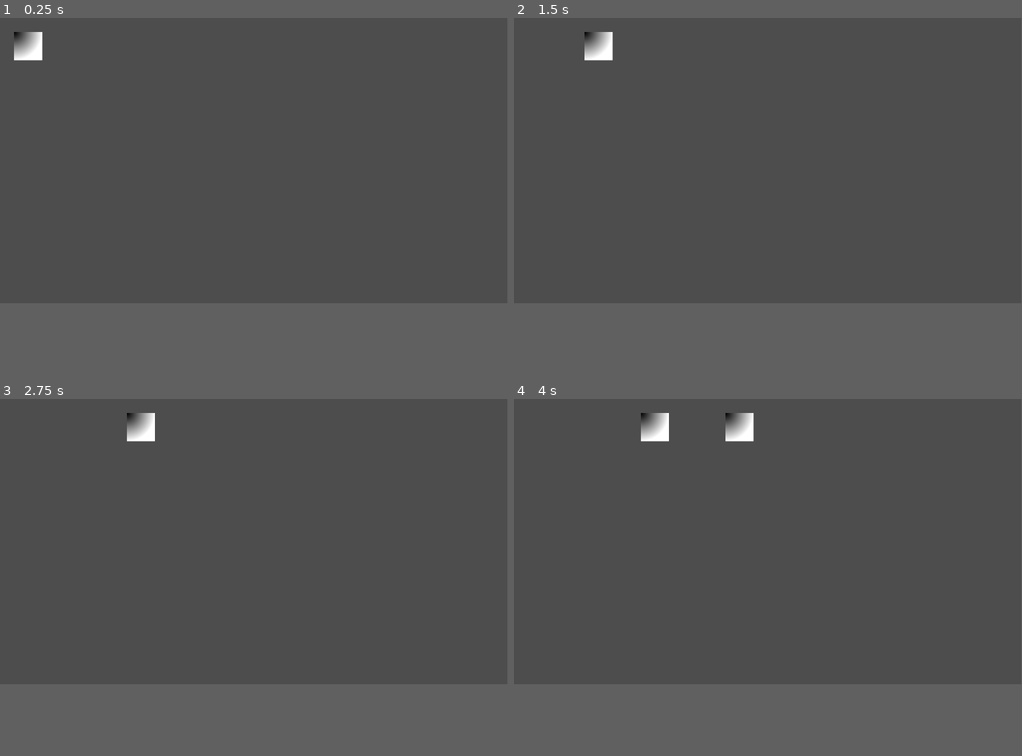
Above: before the commit, frames 1-4 (two rows, left to right).
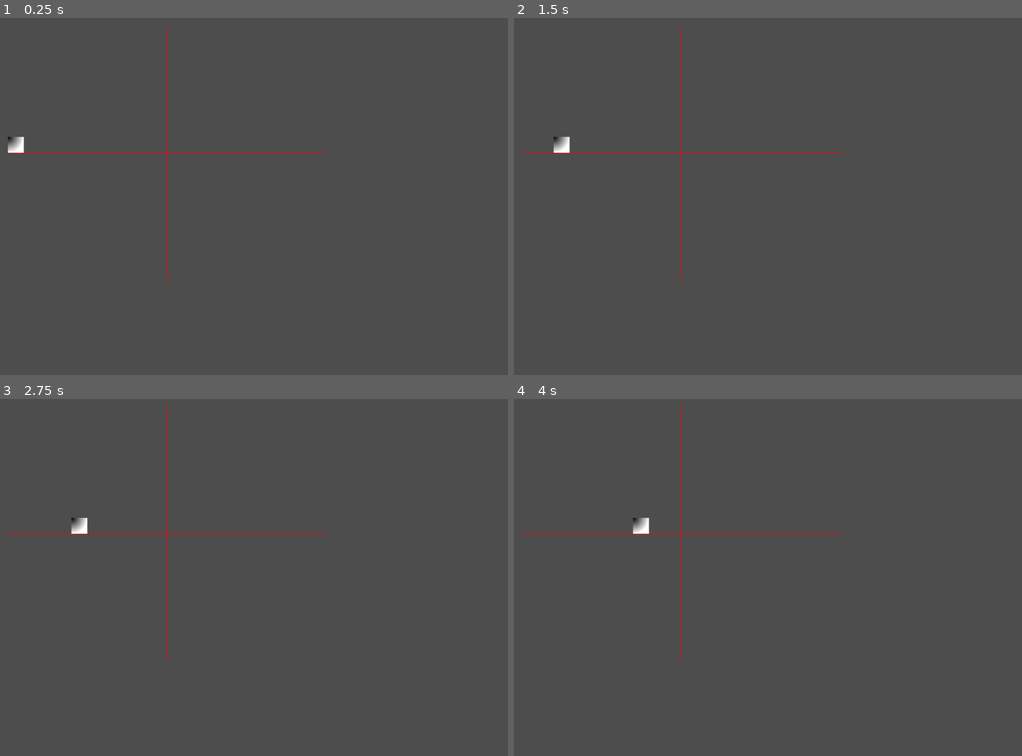
Above: after the commit, the same moments.

Repository: stdAdmin/hanumira
Game: Godot game, scene res://main.tscn
Same seed, same stepped clock (60 frames per second), same inputs: the game is played once before the commit and once after it.
Inputs:
- Up to frame 1 (0.25 s): no input
- Up to frame 2 (1.5 s): tap Enter at 0.5 s; hold Right (ui_right) 0.53-1.28 s; hold Down (ui_down) from 1.28 s (still down)
- Up to frame 3 (2.75 s): tap Space at 2 s; release Down (ui_down) at 2.03 s; hold Right (ui_right) from 2.03 s (still down)
- Up to frame 4 (4 s): tap Enter at 2.75 s; release Right (ui_right) at 2.78 s; hold Up (ui_up) 2.78-3.53 s; hold Left (ui_left) from 3.53 s (still down)
In our replay, the window is 799x449 before the commit and 800x562 after it. These sizes can differ from the game's own. Grey fills any space a smaller window leaves; there, only what the larger window draws over its background counts as a difference.

The runs differ from the first frame. In frame 1, 0.7% of the frame differs, in the area x 1-65%, y 2-74%; in frame 2, 0.7%; in frame 3, 0.7%; in frame 4, 1.1%.

Commit message:
flexible gamefield and raster

Diff:
--- /dev/null
+++ b/background.gd
@@ -0,0 +1,81 @@
+extends Node2D
+
+const W: int = 320
+const H: int = 180
+const SPEED: float = 120.0
+
+var img: Image
+var tex: ImageTexture
+var player: Vector2i = Vector2i(W / 2, H / 2)
+var target: Vector2i = Vector2i(250, 90)
+
+func _ready() -> void:
+	img = Image.create(W, H, false, Image.FORMAT_RGBA8)
+	tex = ImageTexture.create_from_image(img)
+	queue_redraw()
+
+func _process(delta: float) -> void:
+	var move: Vector2 = Vector2.ZERO
+	move.x = Input.get_axis("ui_left", "ui_right")
+	move.y = Input.get_axis("ui_up", "ui_down")
+
+	if move.length() > 0.0:
+		move = move.normalized()
+
+	var step: Vector2 = move * SPEED * delta
+	player += Vector2i(round(step.x), round(step.y))
+
+	player.x = clamp(player.x, 0, W - 1)
+	player.y = clamp(player.y, 0, H - 1)
+
+	render_raster()
+	queue_redraw()
+
+func _draw() -> void:
+	draw_texture_rect(tex, Rect2(Vector2.ZERO, Vector2(W, H) * 3.0), false)
+
+func render_raster() -> void:
+	img.fill(Color.BLACK)
+
+	draw_raster_line(player, target, Color.LIME)
+	draw_raster_line(Vector2i(20, 20), player, Color.CYAN)
+
+	draw_dot(player, Color.WHITE)
+	draw_dot(target, Color.RED)
+
+	tex.update(img)
+
+func draw_dot(p: Vector2i, color: Color) -> void:
+	for y in range(-2, 3):
+		for x in range(-2, 3):
+			set_px(p.x + x, p.y + y, color)
+
+func set_px(x: int, y: int, color: Color) -> void:
+	if x >= 0 and x < W and y >= 0 and y < H:
+		img.set_pixel(x, y, color)
+
+func draw_raster_line(a: Vector2i, b: Vector2i, color: Color) -> void:
+	var x0: int = a.x
+	var y0: int = a.y
+	var x1: int = b.x
+	var y1: int = b.y
+
+	var dx: int = abs(x1 - x0)
+	var sx: int = 1 if x0 < x1 else -1
+	var dy: int = -abs(y1 - y0)
+	var sy: int = 1 if y0 < y1 else -1
+	var err: int = dx + dy
+
+	while true:
+		set_px(x0, y0, color)
+
+		if x0 == x1 and y0 == y1:
+			break
+
+		var e2: int = 2 * err
+		if e2 >= dy:
+			err += dy
+			x0 += sx
+		if e2 <= dx:
+			err += dx
+			y0 += sy
--- /dev/null
+++ b/background.tscn
@@ -0,0 +1,6 @@
+[gd_scene format=3 uid="uid://dum22bqbtmyf3"]
+
+[ext_resource type="Script" uid="uid://bpqbj80ysokyn" path="res://background.gd" id="1_oabld"]
+
+[node name="Background" type="Node2D" unique_id=519554975]
+script = ExtResource("1_oabld")
--- a/main.gd
+++ b/main.gd
@@ -4,6 +4,11 @@
 @export var spawn_time = 5.0
 #game speed: how fast the tileblobs are moving
 @export var game_speed = 5.0
+
+############ game field #################
+const tile_blob_size = 64 # which is centered at 0/0
+const gamefield_x_size = 20 # has to be even
+const gamefield_y_size = 16 # has to be even
 
 ############ tiles & blobs ##############
 var active_tile_blob = 1
@@ -14,14 +19,14 @@
 
 ############### left --> right tile ################
 const movement_vector_left2right = Vector2(1,0)
-const start_pos_left2right = Vector2(1,1)
-const end_pos_left2right = Vector2(5,0)
+const start_pos_left2right = Vector2(1,gamefield_y_size/2)
+const end_pos_left2right = Vector2(gamefield_x_size/2,0)
 var cur_tile_left2right = null
 
 ############### right --> left tile ################
 const movement_vector_right2left = Vector2(-1,0)
-const start_pos_right2left = Vector2(10,1)
-const end_pos_right2left = Vector2(6,0)
+const start_pos_right2left = Vector2(gamefield_x_size,gamefield_y_size/2)
+const end_pos_right2left = Vector2(gamefield_x_size/2+1,0)
 var cur_tile_right2left = null
 
 
@@ -31,11 +36,32 @@
 
 # Called when the node enters the scene tree for the first time.
 func _ready() -> void:
+		check_parameters()
 		tile_matrix = Utils.create_matrix(50,50)
 		#var block: Node2D = NewNode.instantiate()
 		#add_child(block)
 		spawn_tile()
 		pass
+
+func _draw():
+	# draw the raster
+	# horizontal
+	for i in range(gamefield_y_size+1):
+		draw_line(	Vector2(tile_blob_size/2									, tile_blob_size/2 + i*tile_blob_size),
+					Vector2(tile_blob_size/2 + gamefield_x_size*tile_blob_size	, tile_blob_size/2 + i*tile_blob_size),
+					Color.DARK_GRAY, 1)
+	# vertical
+	for i in range(gamefield_x_size+1):
+		draw_line(	Vector2(tile_blob_size/2 + i*tile_blob_size, tile_blob_size/2),
+					Vector2(tile_blob_size/2 + i*tile_blob_size, tile_blob_size/2 + gamefield_y_size*tile_blob_size),
+					Color.DARK_GRAY, 1)
+	# in the middle
+	draw_line(	Vector2(tile_blob_size/2									, tile_blob_size/2 + gamefield_y_size/2*tile_blob_size),
+				Vector2(tile_blob_size/2 + gamefield_x_size*tile_blob_size	, tile_blob_size/2 + gamefield_y_size/2*tile_blob_size),
+				Color.RED, 2)
+	draw_line(	Vector2(tile_blob_size/2 + gamefield_x_size/2*tile_blob_size, tile_blob_size/2),
+				Vector2(tile_blob_size/2 + gamefield_x_size/2*tile_blob_size, tile_blob_size/2 + gamefield_y_size*tile_blob_size),
+				Color.RED, 2)
 
 
 # Called every frame. 'delta' is the elapsed time since the previous frame.
@@ -67,3 +93,7 @@
 func _on_tile_movement_complete(direction: Vector2):
 	print ("got it")
 	spawn_tile()
+
+func check_parameters():
+	assert (gamefield_x_size % 2 == 0)
+	assert (gamefield_y_size % 2 == 0)
--- a/main.tscn
+++ b/main.tscn
@@ -4,3 +4,5 @@
 
 [node name="main" type="Node2D" unique_id=847973619]
 script = ExtResource("1_ig7tw")
+
+[node name="CanvasLayer" type="CanvasLayer" parent="." unique_id=1421837855]
--- a/project.godot
+++ b/project.godot
@@ -14,6 +14,11 @@
 run/main_scene="uid://dur6am6hnvoek"
 config/features=PackedStringArray("4.6", "GL Compatibility")
 config/icon="res://icon.svg"
+
+[display]
+
+window/size/viewport_width=2048
+window/size/viewport_height=1440
 
 [input]
 
Not shown, added: _some_howto.txt
Not shown, added: background.gd.uid
